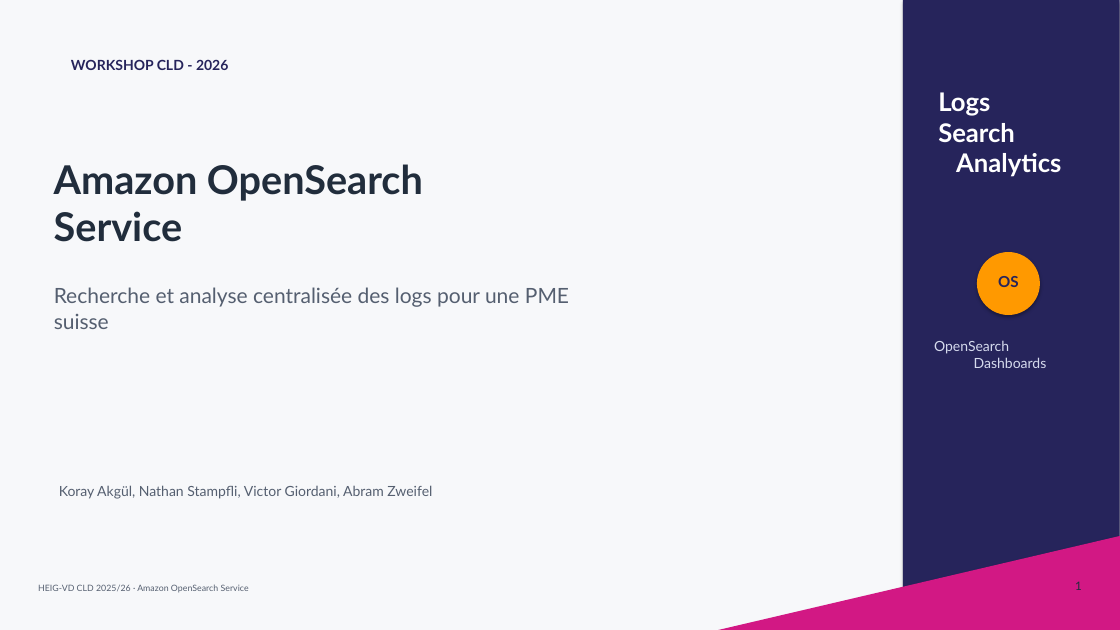
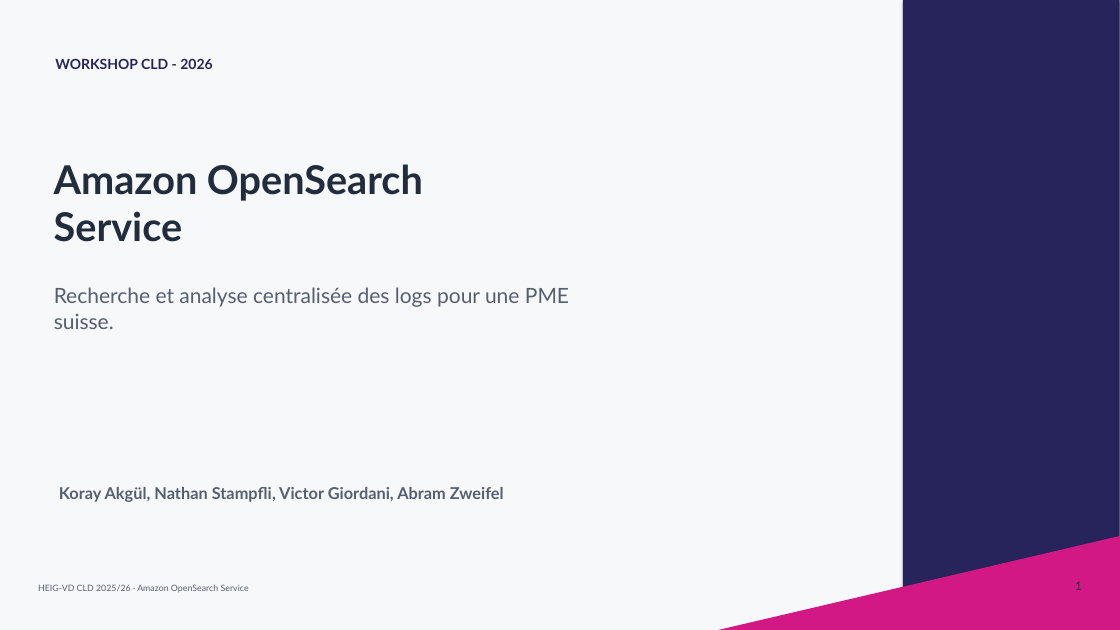
Before and after one commit to korayadige/workshop25-26, a slide deck: slide 1 of slides/CLD-Workshop-Amazon-OpenSearch.pptx. Drawn at 1120x630 pixels with LibreOffice and Linux fonts; fonts in the diff are those of the drawing. Boxes give left, top, right and bottom in pixels: in the first picture for what was removed or moved away, otherwise in the second. Text is boxed around its words. In the diff, an @@ line names an element or a change of style, - is before the commit and + after.

Commit message:
Clean

```diff
--- a/slides/CLD-Workshop-Amazon-OpenSearch.pptx
+++ b/slides/CLD-Workshop-Amazon-OpenSearch.pptx
@@ text "WORKSHOP CLD - 2026": place and size @@
-text "WORKSHOP CLD - 2026" at [71,59,228,70]
+text "WORKSHOP CLD - 2026" at [55,58,212,69]
@@ text removed at [938,92,1061,177] @@
-Logs
-Search
-Analytics
@@ ellipse removed at [977,252,1040,315] @@
@@ text at [54,287,569,329]: text changed @@
-Recherche et analyse centralisée des logs pour une PME suisse
+Recherche et analyse centralisée des logs pour une PME suisse.
@@ text removed at [998,276,1019,287] @@
-OS
@@ text removed at [934,340,1047,368] @@
-OpenSearch
-Dashboards
@@ text "Koray Akgül, Nathan Stampfli, Victor ..." at [59,487,504,502]: size 12 to 14 pt, bold on @@
```
